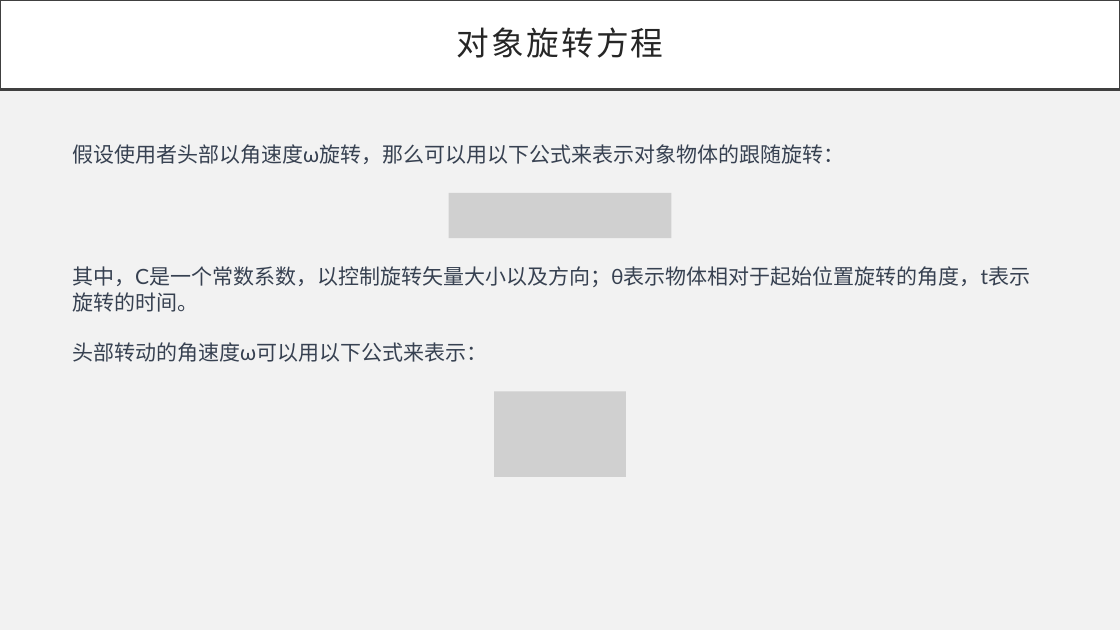
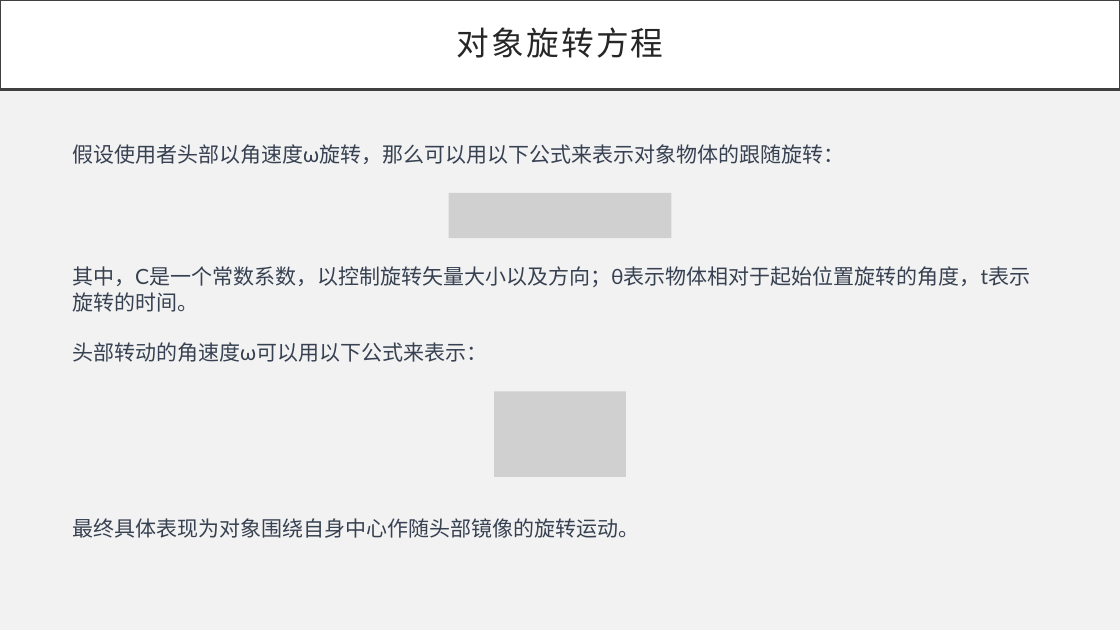
Before and after one commit to lorenz-liu/gaze-dominant-manipulation, a slide deck: slide 6 of PAPERWORK/组会PPT/第一次组会.pptx (slide 5 before the commit). Drawn at 1120x630 pixels with LibreOffice and Linux fonts; fonts in the diff are those of the drawing; grey boxes stand for pictures. Boxes give left, top, right and bottom in pixels: in the first picture for what was removed or moved away, otherwise in the second. Text is boxed around its words. In the diff, an @@ line names an element or a change of style, - is before the commit and + after.

```diff
--- a/PAPERWORK/组会PPT/第一次组会.pptx
+++ b/PAPERWORK/组会PPT/第一次组会.pptx
@@ text at <box>72,518,639,538</box>: paragraph added @@
+最终具体表现为对象围绕自身中心作随头部镜像的旋转运动。
```
Also in this commit, not shown: 2 other slides changed, 1 slide added.
